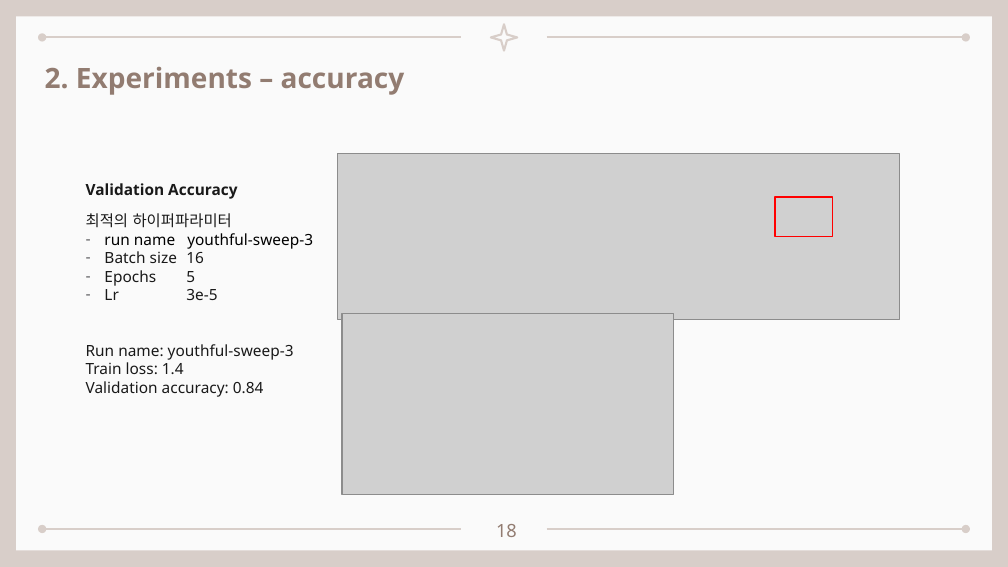
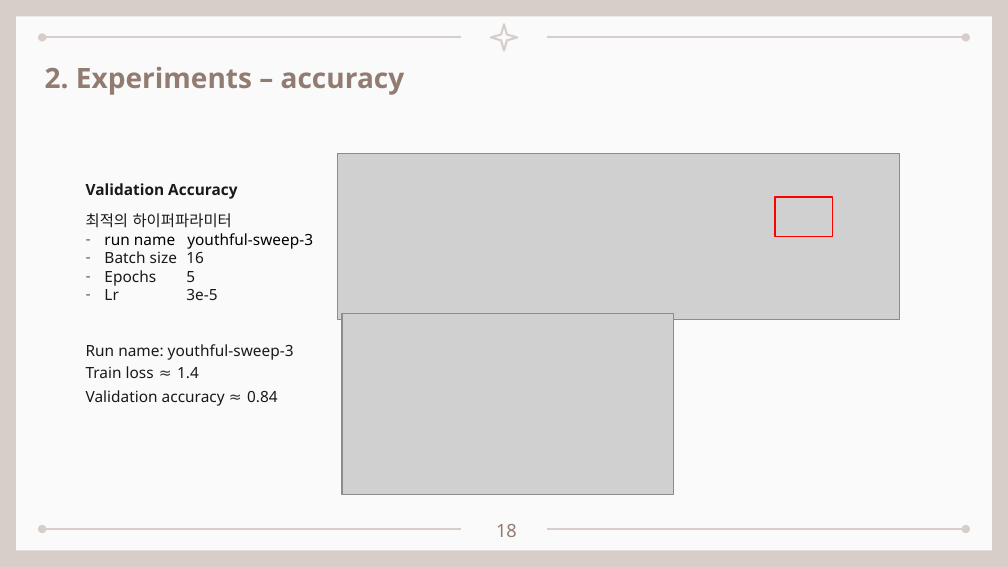
Before and after one commit to seungdeng/DELab, a slide deck: slide 18 of PPT/(이승건)250304_BERT멘토링리뷰.pptx. Drawn at 1008x567 pixels with LibreOffice and Linux fonts; fonts in the diff are those of the drawing; grey boxes stand for pictures. Boxes give left, top, right and bottom in pixels: in the first picture for what was removed or moved away, otherwise in the second. Text is boxed around its words. In the diff, an @@ line names an element or a change of style, - is before the commit and + after.

```diff
--- a/PPT/(이승건)250304_BERT멘토링리뷰.pptx
+++ b/PPT/(이승건)250304_BERT멘토링리뷰.pptx
@@ text at box(86, 366, 278, 406): text changed @@
-Train loss: 1.4
-Validation accuracy: 0.84
+Train loss ≈ 1.4
+Validation accuracy ≈ 0.84
```
Also in this commit, not shown: 11 other slides changed, 1 slide added, 2 slides removed, 1 other file.
